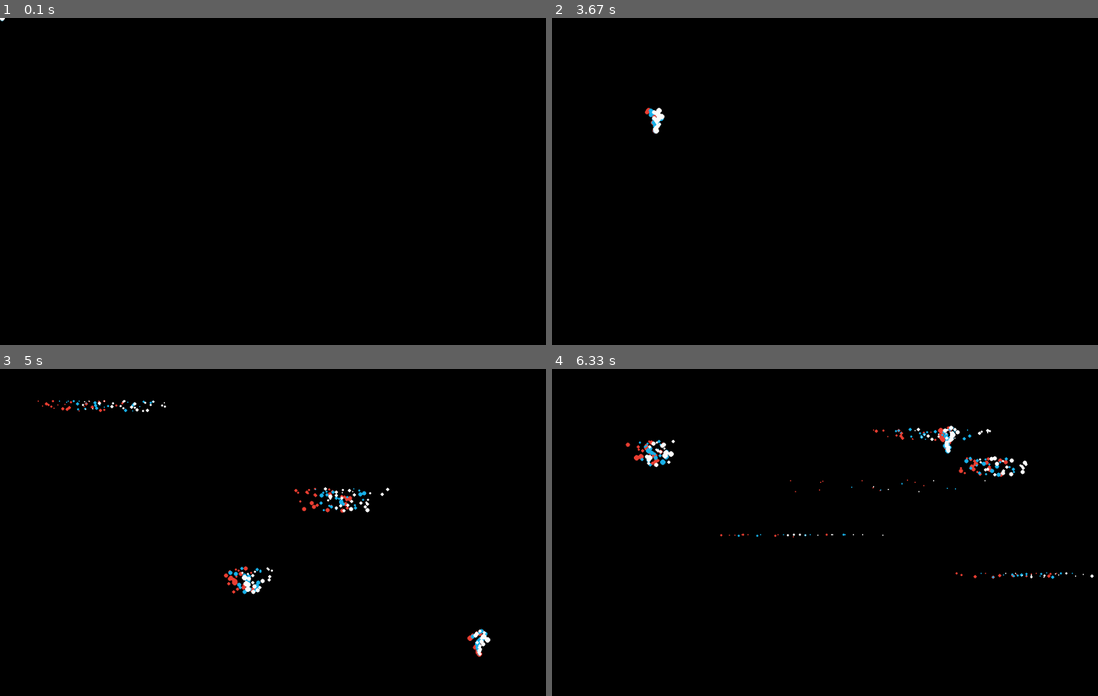
Above: before the commit, frames 1-4 (two rows, left to right).
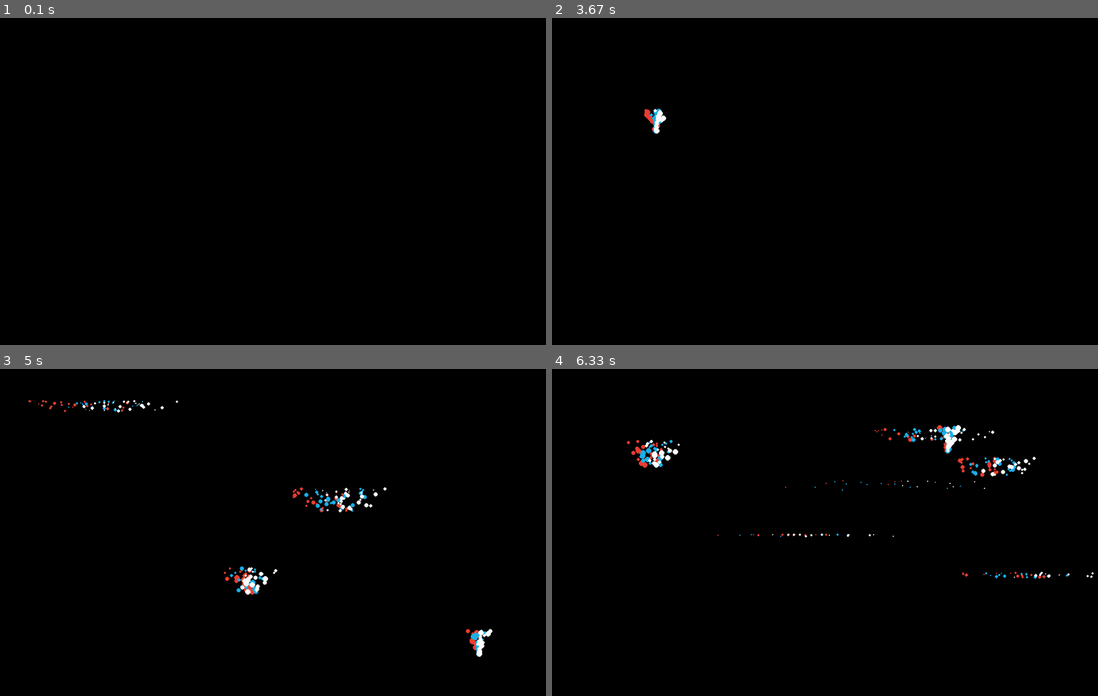
Above: after the commit, the same moments.

Repository: Asianguy123/Random-Tests
Game: pygame game, started from particle_effect.py
Same seed, same stepped clock (60 frames per second), same inputs: the game is played once before the commit and once after it.
Inputs (mouse positions are in pixels of both pictures, inside the frame that each line leads up to):
- Up to frame 1 (0.1 s): no input
- Up to frame 2 (3.67 s): hold R from 3.4 s (still down); move the mouse to (655, 132) at 3.43 s
- Up to frame 3 (5 s): release R at 3.87 s; move the mouse to (338, 561) at 3.93 s; click (245, 617) at 4.45 s; click (480, 656) at 4.78 s
- Up to frame 4 (6.33 s): click (934, 506) at 5.12 s; click (994, 525) at 5.45 s; click (655, 489) at 5.78 s; click (945, 450) at 6.12 s

The runs differ from the first frame. In frame 1, less than 0.1% of the frame differs, in the area x 0-1%, y 0-2%; in frame 2, 0.1%; in frame 3, 1.5%; in frame 4, 1.7%, in the area x 13-100%, y 17-65%.

Commit message:
Add files via upload

Diff:
--- a/particle_effect.py
+++ b/particle_effect.py
@@ -1,4 +1,4 @@
-import pygame, sys, random
+import pygame, sys, random, time
 
 # setup
 pygame.init()
@@ -12,43 +12,136 @@
 particles1 = []
 particles2 = []
 
+def particle(particles, colour, angle, size_lower, size_upper, gravity):
+    particles.append([[mx, my], [random.randint(0, 20)/10 + angle, -3], random.randint(size_lower, size_upper)])
+    for particle in particles:
+        particle[0][0] += particle[1][0]
+        particle[0][1] += particle[1][1]
+        particle[2] -= 0.035
+        particle[1][1] += gravity
+        pygame.draw.circle(screen, colour, (int(particle[0][0]), int(particle[0][1])), int(particle[2]))
+        if particle[2] <= 0:
+            particles.remove(particle)
+
+i, j, k = 0, 1, 2 # colours
+a_one, a_two, a_three = -1.5, - 1, - 0.5 # angle of emission
+sl_one, sl_two, sl_three = 4, 4, 4 # smallest size
+su_one, su_two, su_three = 6, 6, 6 # largest size
+g_one, g_two, g_three = 0.03, 0.03, 0.03
+time.sleep(3)
 while True:
     screen.fill((0, 0, 0))
     mx, my = pygame.mouse.get_pos()
 
-    particles.append([[mx, my], [random.randint(0, 20)/10 - 1.5, -3], random.randint(4, 6)])
-    for particle in particles:
-        particle[0][0] += particle[1][0]
-        particle[0][1] += particle[1][1]
-        particle[2] -= 0.035
-        particle[1][1] += 0.03
-        pygame.draw.circle(screen, pygame.Color('#eb4034'), (int(particle[0][0]), int(particle[0][1])), int(particle[2]))
-        if particle[2] <= 0:
-            particles.remove(particle)
-
-    particles1.append([[mx, my], [random.randint(0, 20)/10 - 1, -3], random.randint(4, 6)])
-    for particle in particles1:
-        particle[0][0] += particle[1][0]
-        particle[0][1] += particle[1][1]
-        particle[2] -= 0.035
-        particle[1][1] += 0.03
-        pygame.draw.circle(screen, pygame.Color('#1ab3eb'), (int(particle[0][0]), int(particle[0][1])), int(particle[2]))
-        if particle[2] <= 0:
-            particles1.remove(particle)
-
-    particles2.append([[mx, my], [random.randint(0, 20)/10 - 0.5, -3], random.randint(4, 6)])
-    for particle in particles2:
-        particle[0][0] += particle[1][0]
-        particle[0][1] += particle[1][1]
-        particle[2] -= 0.035
-        particle[1][1] += 0.03
-        pygame.draw.circle(screen, pygame.Color('#ffffff'), (int(particle[0][0]), int(particle[0][1])), int(particle[2]))
-        if particle[2] <= 0:
-            particles2.remove(particle)
+    # prime number of colours only
+    colours = [pygame.Color('#eb4034'),
+                pygame.Color('#1ab3eb'),
+                pygame.Color('#ffffff'),
+                pygame.Color('#72f7e1'),
+                pygame.Color('#ff00cc'),
+                pygame.Color('#f3ff05'),
+                pygame.Color('#3f05ff'),
+                pygame.Color('#ff9305'),
+                pygame.Color('#05ff65'),
+                pygame.Color('#d105ff'),
+                pygame.Color('#05ffd5')
+]
     for event in pygame.event.get():
         if event.type == pygame.QUIT:
             pygame.quit()
             sys.exit()
+        keys = pygame.key.get_pressed()
+
+        # reset particl settings
+        if keys[pygame.K_r]:
+            if keys[pygame.K_1]:
+                i = 0
+                a_one = -1.5
+                sl_one = 4
+                su_one = 6
+                g_one = 0.03
+            if keys[pygame.K_2]:
+                j = 1
+                a_two = -1
+                sl_two = 4
+                su_two = 6
+                g_two = 0.03
+            if keys[pygame.K_3]:
+                k = 2
+                a_three = -0.5
+                sl_three = 4
+                su_three = 6
+                g_three = 0.03
+
+        # colour control
+        if keys[pygame.K_c] and keys[pygame.K_1]:
+            i += 1
+        if keys[pygame.K_c] and keys[pygame.K_2]:
+            j += 1
+        if keys[pygame.K_c] and keys[pygame.K_3]:
+            k += 1
+
+        # angle control
+        if keys[pygame.K_LSHIFT] and keys[pygame.K_1]:
+            if keys[pygame.K_LEFT]:
+                a_one -= 0.1
+            if keys[pygame.K_RIGHT]:
+                a_one += 0.1
+        if keys[pygame.K_LSHIFT] and keys[pygame.K_2]:
+            if keys[pygame.K_LEFT]:
+                a_two -= 0.1
+            if keys[pygame.K_RIGHT]:
+                a_two += 0.1
+        if keys[pygame.K_LSHIFT] and keys[pygame.K_3]:
+            if keys[pygame.K_LEFT]:
+                a_three -= 0.1
+            if keys[pygame.K_RIGHT]:
+                a_three += 0.1
+
+        # particle size control
+        if keys[pygame.K_d] and keys[pygame.K_1]:
+            if keys[pygame.K_UP]:
+                su_one += 1
+                sl_one += 1
+            if keys[pygame.K_DOWN]:
+                su_one -= 1
+                sl_one -= 1
+        if keys[pygame.K_d] and keys[pygame.K_2]:
+            if keys[pygame.K_UP]:
+                su_two += 1
+                sl_two += 1
+            if keys[pygame.K_DOWN]:
+                su_two -= 1
+                sl_two -= 1
+        if keys[pygame.K_d] and keys[pygame.K_3]:
+            if keys[pygame.K_UP]:
+                su_three += 1
+                sl_three += 1
+            if keys[pygame.K_DOWN]:
+                su_three -= 1
+                sl_three -= 1
+
+        # particle gravity control
+        if keys[pygame.K_g] and keys[pygame.K_1]:
+            if keys[pygame.K_UP]:
+                g_one += 0.01
+            if keys[pygame.K_DOWN]:
+                g_one -= 0.01
+        if keys[pygame.K_g] and keys[pygame.K_2]:
+            if keys[pygame.K_UP]:
+                g_two += 0.01
+            if keys[pygame.K_DOWN]:
+                g_two -= 0.01
+        if keys[pygame.K_g] and keys[pygame.K_3]:
+            if keys[pygame.K_UP]:
+                g_three += 0.01
+            if keys[pygame.K_DOWN]:
+                g_three -= 0.01
+
+    particle(particles, colours[i % len(colours)], a_one, sl_one, su_one, g_one)
+    particle(particles1, colours[j % len(colours)], a_two, sl_two, su_two, g_two)
+    particle(particles2, colours[k % len(colours)], a_three, sl_three, su_three, g_three)
+
 
     pygame.display.update()
     clock.tick(60)
